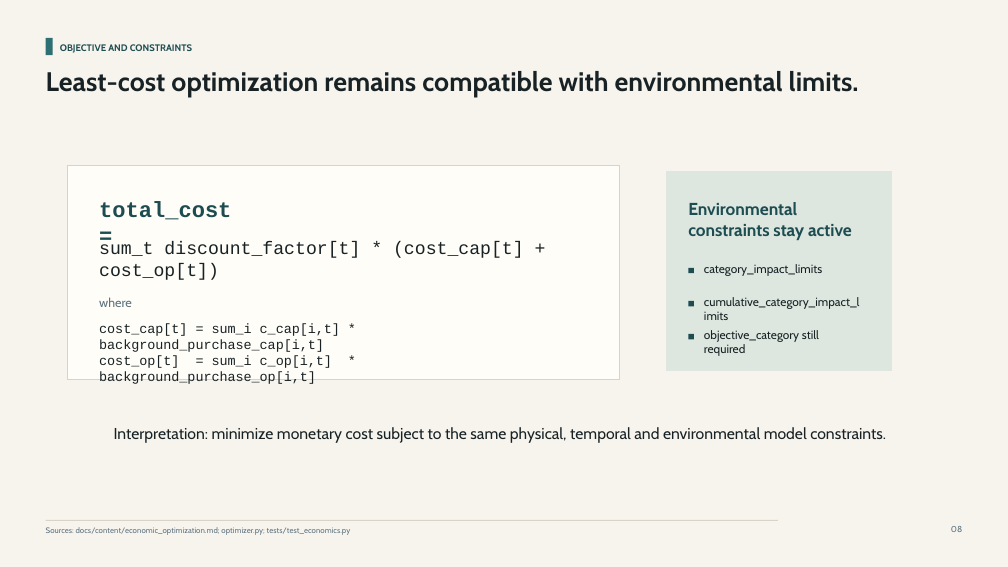
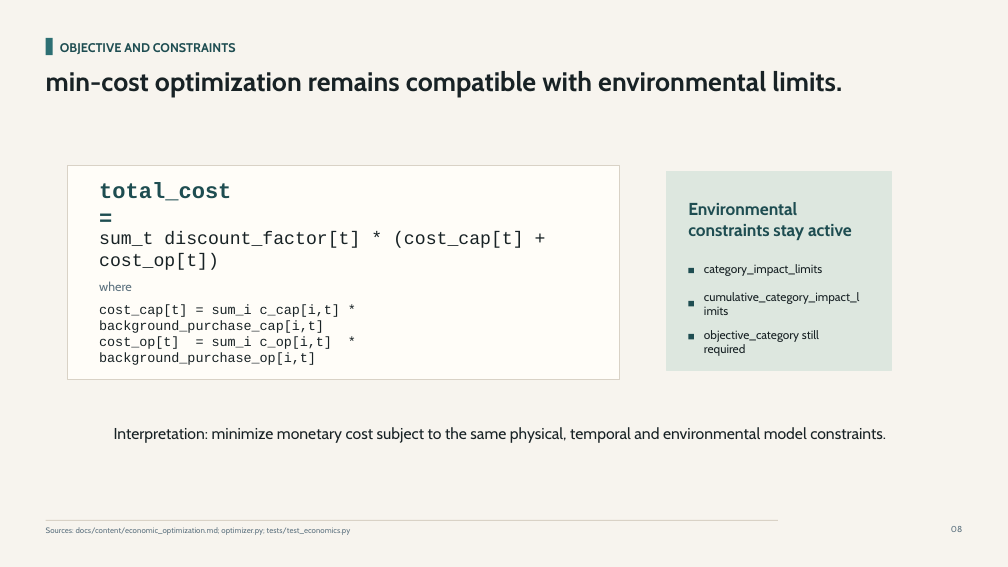
Before and after one commit to langeluca/optimex, a slide deck: slide 8 of outputs/019eb20b-c78d-7562-a3e1-1b44de512a93/presentations/economic-cost-optimization/output/economic-cost-optimization-in-optimex.pptx. Drawn at 1008x567 pixels with LibreOffice and Linux fonts; fonts in the diff are those of the drawing. Boxes give left, top, right and bottom in pixels: in the first picture for what was removed or moved away, otherwise in the second. Text is boxed around its words. In the diff, an @@ line names an element or a change of style, - is before the commit and + after.

Commit message:
update economic cost optimization presentation

```diff
--- a/outputs/019eb20b-c78d-7562-a3e1-1b44de512a93/presentations/economic-cost-optimization/output/economic-cost-optimization-in-optimex.pptx
+++ b/outputs/019eb20b-c78d-7562-a3e1-1b44de512a93/presentations/economic-cost-optimization/output/economic-cost-optimization-in-optimex.pptx
@@ text "OBJECTIVE AND CONSTRAINTS" at box(60, 43, 236, 54): size 9 to 12 pt @@
@@ text at box(46, 71, 842, 98): text changed @@
-Least-cost optimization remains compatible with environmental limits.
+min-cost optimization remains compatible with environmental limits.
@@ text "total_cost =": place and size @@
-text "total_cost =" at box(99, 201, 231, 220)
+text "total_cost =" at box(99, 183, 231, 201)
@@ text "sum_t discount_factor[t] * (cost_cap[t] + ...": place and size @@
-text "sum_t discount_factor[t] * (cost_cap[t] + ..." at box(99, 241, 524, 280)
+text "sum_t discount_factor[t] * (cost_cap[t] + ..." at box(99, 232, 524, 270)
@@ text "where": place and size @@
-text "where" at box(99, 297, 132, 307)
+text "where" at box(99, 281, 132, 291)
@@ text "cumulative_category_impact_limits": place and size @@
-text "cumulative_category_impact_limits" at box(704, 297, 860, 309)
+text "cumulative_category_impact_limits" at box(704, 292, 860, 304)
@@ text "cost_cap[t] = sum_i c_cap[i,t] * ...": place and size @@
-text "cost_cap[t] = sum_i c_cap[i,t] * ..." at box(99, 323, 340, 384)
+text "cost_cap[t] = sum_i c_cap[i,t] * ..." at box(99, 304, 340, 365)
```
Also in this commit, not shown: 11 other slides changed.
